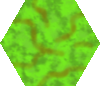
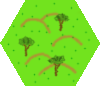
Layered file, before and after one edit (100 x 86). Changes by layer:
added layer "Vegetation" above "Hills" over (7, 2, 91, 84)
added layer "Hills" above "hex.jpg" over (14, 10, 84, 78)
renamed "shrubs.png" to "hex.jpg", painted on it over (0, 0, 100, 86)
